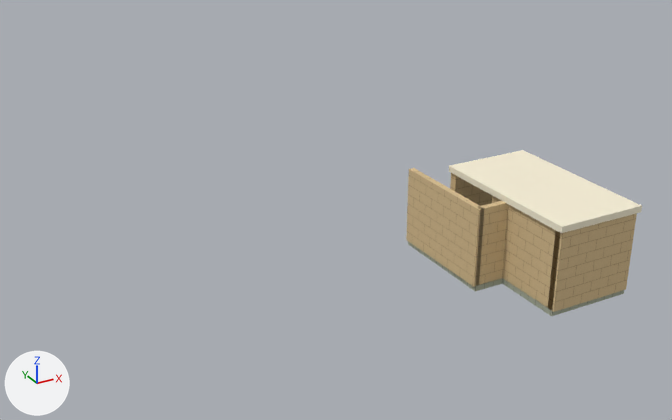
The OBJ model examples/showcase/res/aster/district-vestibule.obj: old version first, new version second.
Both versions are drawn from a 50 mm lens placed at (-15.5, -52.8, 20.1), pointed at (6.1, -13.5, 0.4). The axes (+X, +Y, +Z) are drawn at lower left. The lights are the same throughout. The picture after the commit comes second. Where no turn or scale is listed for an object, it has been applied to the vertices.

Names of what the first picture shows: 'district-vestibule'.
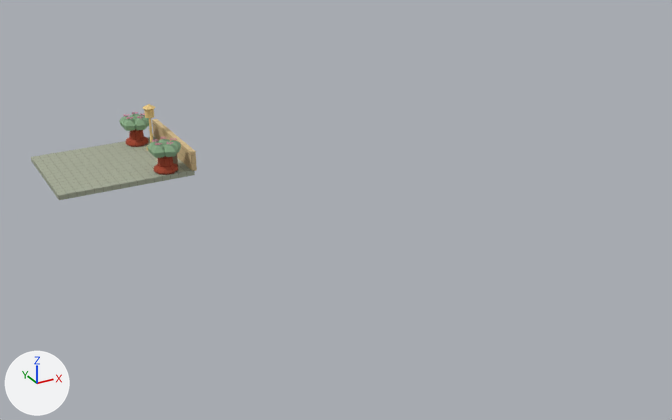
Where the change shows, as pixel boxes [x1, y1, x2, y2] in the pictures (672 x 420 px; the box of a moved part takes in the faces that stretch with it):
```json
{"object": "district-vestibule", "change": "reshaped", "before": [406, 150, 642, 316], "after": [31, 104, 197, 200], "on screen": "30% narrower, 42% shorter"}
{"part": 1, "of": "me_district_vestibule", "change": "added", "after": [31, 137, 195, 200]}
{"part": 2, "of": "me_district_vestibule", "change": "added", "after": [152, 119, 197, 171], "on screen": "beige"}
{"part": 3, "of": "me_district_vestibule", "change": "moved or reshaped", "after": [142, 104, 155, 151], "on screen": "not visible before"}
{"part": 4, "of": "me_district_vestibule", "change": "deleted", "before": [406, 150, 642, 316]}
{"part": 5, "of": "me_district_vestibule", "change": "added", "after": [147, 137, 181, 175]}
{"part": 6, "of": "me_district_vestibule", "change": "added", "after": [119, 112, 149, 147]}
```

Scene script edits in JSON lines:
```json
{"op": "add", "block": "img_terracotta_png", "code": ["img_terracotta_png = load_image('terracotta.png', 'terracotta.png', 128, 128, 'sRGB')"]}
{"op": "add", "block": "mat_leaveslight", "code": ["mat_leaveslight = principled_material('leavesLight')", "mat_leaveslight.base_color = (0.26, 0.42, 0.25)  # greyish green #8bad89", "mat_leaveslight.roughness = 1.0"]}
{"op": "add", "block": "mat_terracotta", "code": ["mat_terracotta = principled_material('terracotta')", "mat_terracotta.texture = img_terracotta_png", "mat_terracotta.roughness = 1.0"]}
{"op": "add", "block": "mat_flower", "code": ["mat_flower = principled_material('flower')", "mat_flower.base_color = (0.72, 0.31, 0.42)  # pink #dd97ad", "mat_flower.roughness = 1.0"]}
{"block": "me_district_vestibule", "where": "# used by ob_district_vestibule; location = (0.0, 0.0, 0.0)"}
{"op": "remove", "block": "me_district_vestibule", "code": "me_district_vestibule.from_pydata(...)  # 382 vertices, 514 faces; spans x 7.85..13.85, y -26.8..-17.6, z -0.27..4.1"}
{"op": "add", "block": "me_district_vestibule", "code": "me_district_vestibule.from_pydata(...)  # 748 vertices, 1022 faces; spans x -6.0..2.15, y -3.8..3.7, z -0.27..3.0"}
{"block": "me_district_vestibule", "change": "me_district_vestibule part 1: a new loose piece, a box spanning x -6.0..2.0, y -3.5..3.5, z -0.27..0.03, in mat_paving (picture img_paving_png)"}
{"block": "me_district_vestibule", "change": "me_district_vestibule part 2: a new loose piece, a box spanning x 1.85..2.15, y -3.5..3.5, z 0.0..1.2, in mat_limestone (picture img_limestone_png)"}
{"block": "me_district_vestibule", "change": "me_district_vestibule part 3: the loose piece of 58 vertices spanning x 12.24..13.06, y -20.06..-19.24, z 0.0..3.0 is moved by (-11.65, 20.85, 0.0)"}
{"block": "me_district_vestibule", "change": "me_district_vestibule part 4: 14 loose pieces with 112 vertices, spanning x 7.85..13.85, y -26.8..-17.6, z -0.27..4.1, are deleted"}
{"block": "me_district_vestibule", "change": "me_district_vestibule part 5: 235 vertices added at x -0.35..1.55, y -3.8..-1.8, z 0.0..1.95"}
{"block": "me_district_vestibule", "change": "me_district_vestibule part 6: 227 vertices added at x -0.35..1.55, y 1.7..3.7, z 0.0..1.95"}
{"block": "me_district_vestibule", "change": "other edits to the shape of me_district_vestibule do not show in these pictures"}
{"op": "remove", "block": "me_district_vestibule", "code": "me_district_vestibule.materials.append(mat_ivory)  # pale yellow #f8f0d7"}
{"op": "remove", "block": "me_district_vestibule", "code": "me_district_vestibule.materials.append(mat_brass)  # beige #f5d48e"}
{"op": "add", "block": "me_district_vestibule", "code": "me_district_vestibule.materials.append(mat_terracotta)  # picture img_terracotta_png"}
{"op": "add", "block": "me_district_vestibule", "code": "me_district_vestibule.materials.append(mat_leaveslight)  # greyish green #8bad89"}
{"op": "add", "block": "me_district_vestibule", "code": "me_district_vestibule.materials.append(mat_flower)  # pink #dd97ad"}
```
